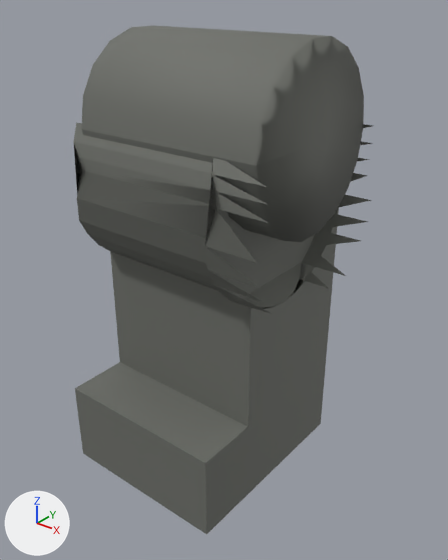
Renders of the glTF model wasm/assets/minifig/knight/legL.glb from each side of a commit.
One viewpoint serves both versions: a camera (50 mm lens) standing at (0.607, -0.729, 0.201) and looking at (0.036, -0.016, -0.241). Arrows for +X, +Y and +Z are at lower left; the lights stay in place. The older version comes first. Vertices at exactly the same position are counted once.

Objects in the first picture: 'knight_legL'.
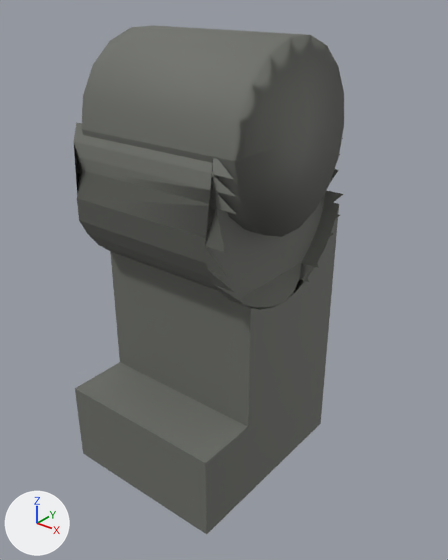
What differs and where, as boxes (x1, y1, x2, y2) in the pictures (448 x 560 px; the box of a moved part takes in the faces that stretch with it):
'knight_legL', reshaped (10% narrower)
    before: (74, 25, 373, 534)
    after: (74, 25, 344, 534)
part 1 of me_knight_legl, moved or reshaped
    before: (82, 25, 364, 242)
    after: (82, 25, 344, 237)
part 2 of me_knight_legl, moved or reshaped
    before: (301, 124, 373, 288)
    after: (301, 138, 343, 282)
part 3 of me_knight_legl, moved or reshaped
    before: (205, 158, 272, 314)
    after: (205, 158, 242, 303)

The edits, one by one:
me_knight_legl is used by ob_knight_legl; location (0.0, 0.0, 0.0).
Before the commit, vertices of me_knight_legl: 83 (0.2, -0.115, -0.205) at pixel (272, 314), 87 (0.2, -0.139, -0.022) at pixel (266, 186), 93 (0.2, -0.155, -0.116) at pixel (257, 263), 94 (0.2, -0.133, -0.046) at pixel (268, 204), 107 (0.2, -0.136, -0.18) at pixel (264, 302).
Before the commit, vertices of me_knight_legl: 113 (0.2, -0.151, -0.151) at pixel (258, 287), 115 (0.2, -0.131, -0.07) at pixel (269, 223).
me_knight_legl had 155 vertices, 235 faces and spanned x -0.156..0.2, y -0.192..0.156, z -0.589..0.135.
me_knight_legl now has 155 vertices, 235 faces and spans x -0.156..0.15, y -0.192..0.156, z -0.589..0.135.
me_knight_legl part 1: the loose piece of 39 vertices spanning x -0.137..0.182, y -0.137..0.137, z -0.135..0.135 is scaled about its middle by (0.898, 1, 1), then moved by (-0.016, 0.0, 0.0).
me_knight_legl part 2: all 10 vertices in x 0.186..0.2, y 0.063..0.155, z -0.241..0.004 are scaled about their middle by (0, 1, 1), then moved by (-0.043, 0.0, 0.0).
Part 3, on me_knight_legl:
Vertices 83, 87, 93, 94, 107, 113, 115 of me_knight_legl move by (-0.05, 0.0, 0.0).
Vertex 103 of me_knight_legl moves from (0.177, -0.032, -0.25) to (0.15, -0.032, -0.25) at pixel (275, 309).
